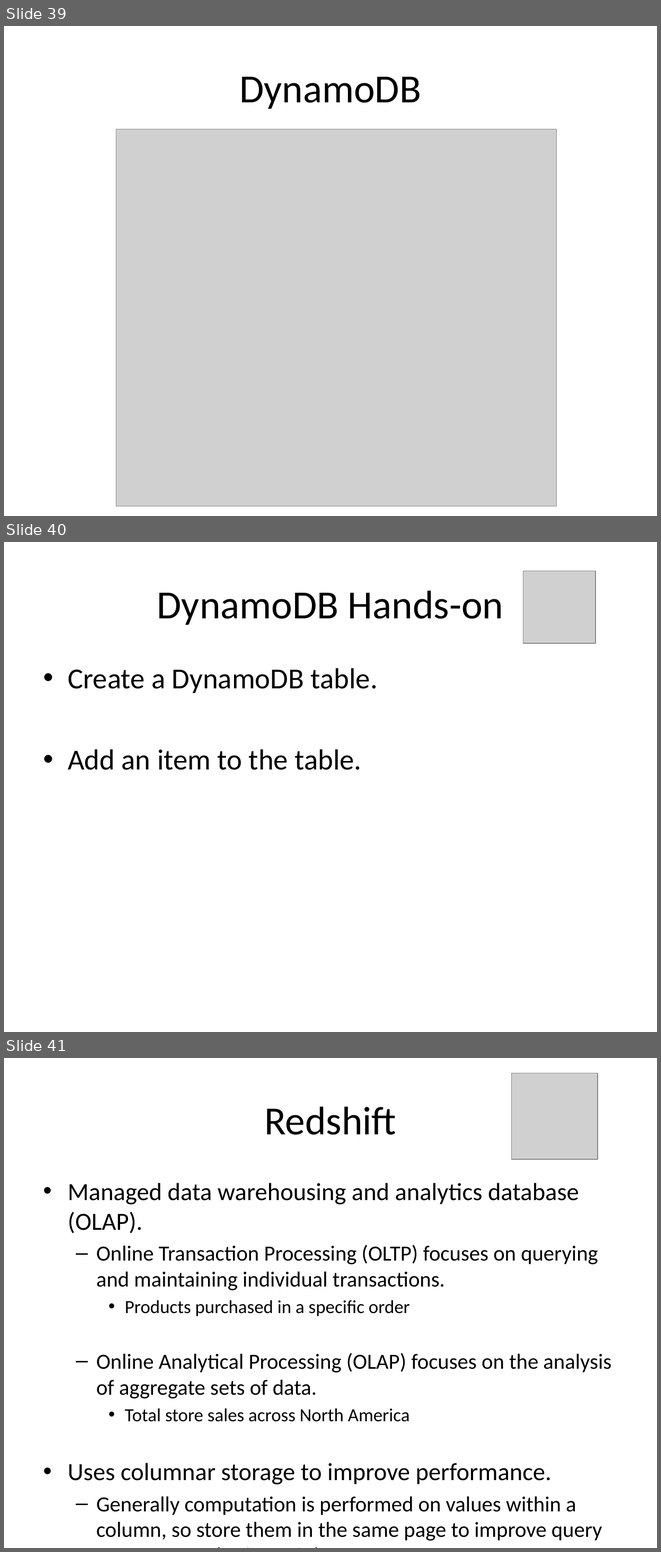
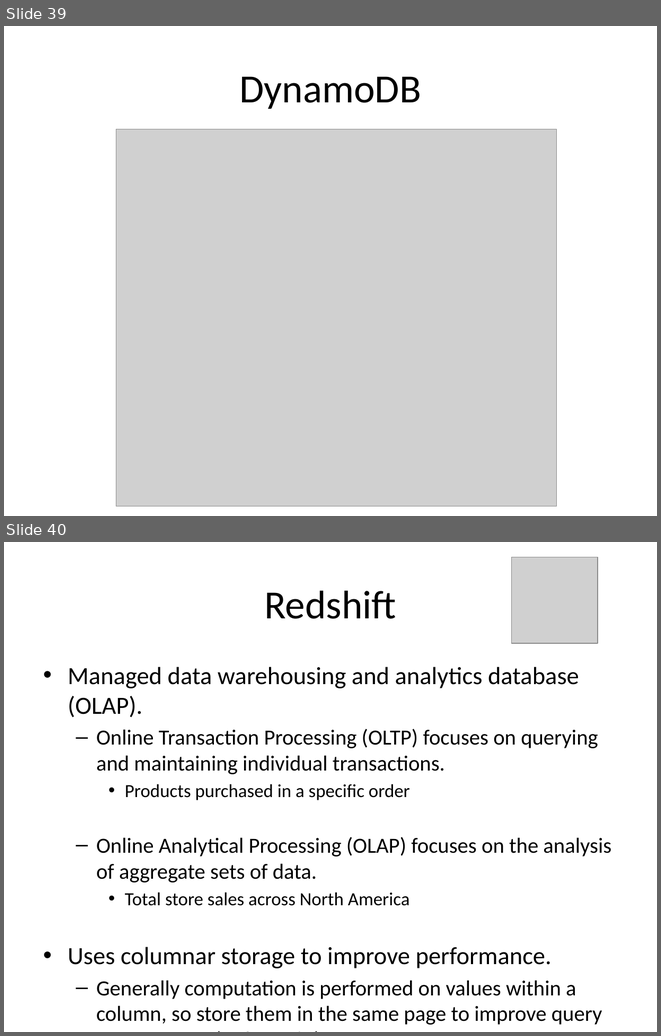
Before and after one commit to jasondbaker/infrastructure-class, a slide deck: lectures/infrastructure-week-4.pptx. Shown one above the other, each under a label of ours: slides 39, 40 and 41 before the commit, slides 39 and 40 after it. The pictures are 661x1552 and 661x1036 pixels, drawn with LibreOffice and Linux fonts; fonts in the diff are those of the drawing; grey boxes stand for pictures. Boxes give left, top, right and bottom in pixels: in the first picture for what was removed or moved away, otherwise in the second. Text is boxed around its words. In the diff, an @@ line names an element or a change of style, - is before the commit and + after.

Commit message:
minor updates in lectures

```diff
--- a/lectures/infrastructure-week-4.pptx
+++ b/lectures/infrastructure-week-4.pptx
@@ slide 40 removed at <box>4,542,657,1032</box>, background #FFFFFF @@
@@ picture removed at <box>523,571,595,643</box> @@
@@ title removed at <box>157,590,504,625</box> @@
-DynamoDB Hands-on
@@ text removed at <box>68,668,378,770</box> @@
-• Create a DynamoDB table.
-• Add an item to the table.
@@ what was slide 41 is now slide 40 @@
```
